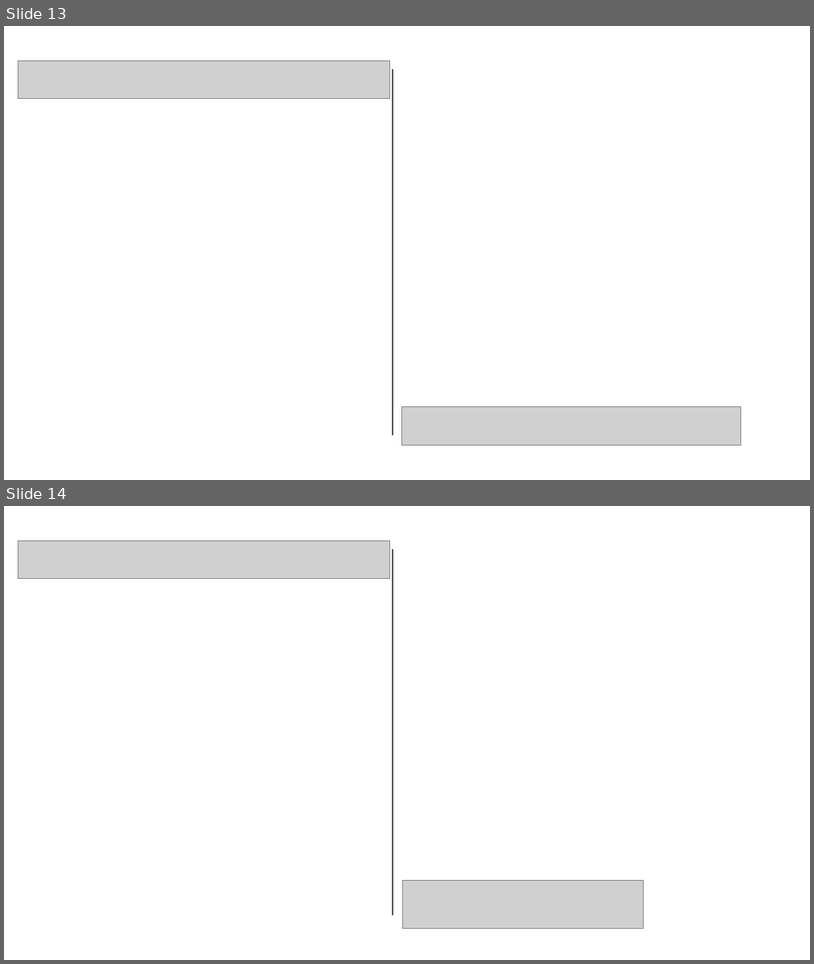
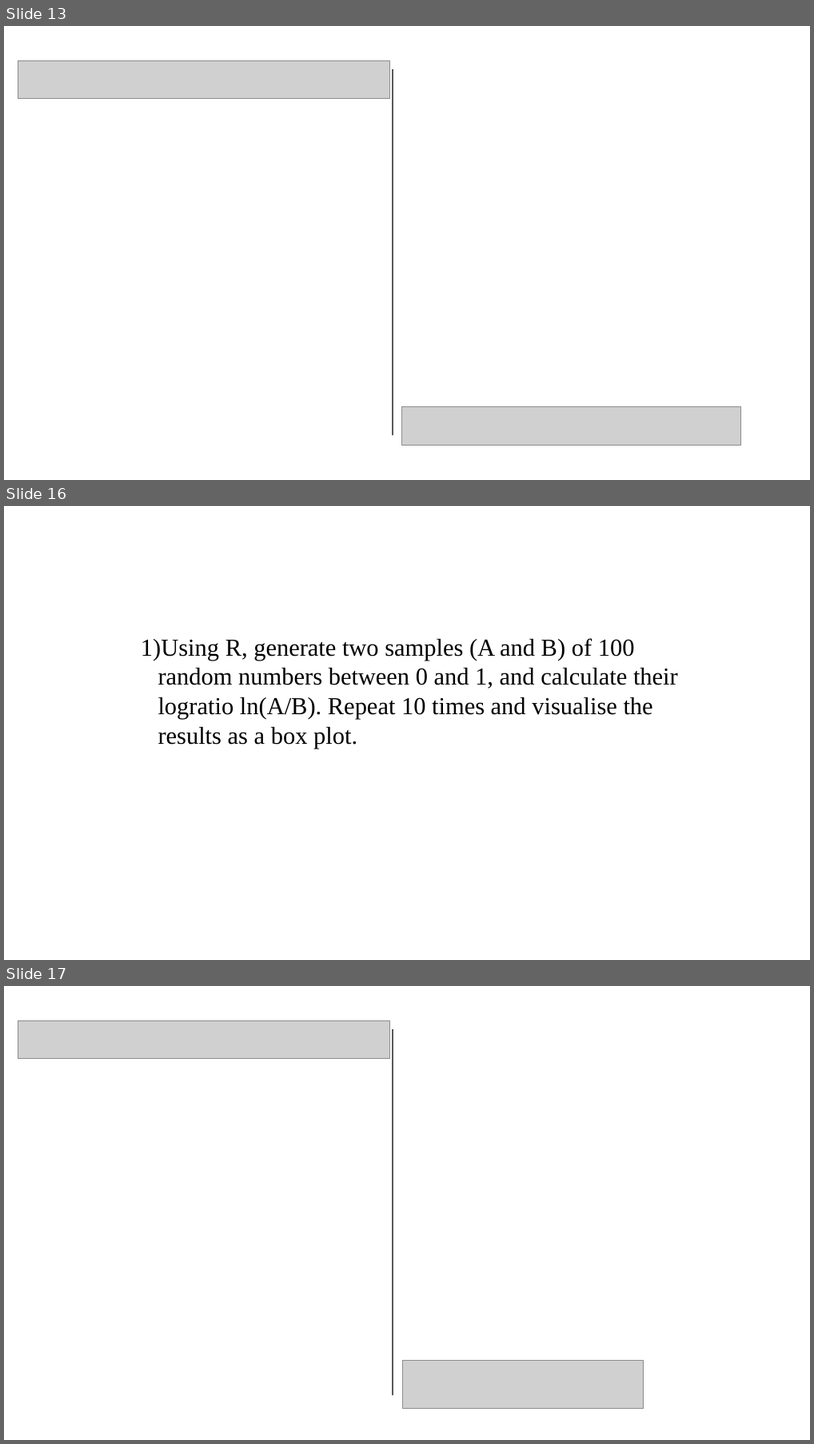
Before and after one commit to pvermees/geostats, a slide deck: slides/quizzes.odp. Shown one above the other, each under a label of ours: slides 13 and 14 before the commit, slides 13, 16 and 17 after it; the slides between them are not shown. The pictures are 814x964 and 814x1444 pixels, drawn with LibreOffice and Linux fonts; fonts in the diff are those of the drawing; grey boxes stand for pictures. Boxes give left, top, right and bottom in pixels: in the first picture for what was removed or moved away, otherwise in the second. Text is boxed around its words. In the diff, an @@ line names an element or a change of style, - is before the commit and + after.

Commit message:
Updated slides for lecture 3

```diff
--- a/slides/quizzes.odp
+++ b/slides/quizzes.odp
@@ slide 16 added at (4, 506, 810, 960), background #FFFFFF @@
@@ text added at (141, 638, 678, 748), 24 pt, text #000000 @@
+1) Using R, generate two samples (A and B) of 100 random numbers between 0 and 1, and calculate their logratio ln(A/B). Repeat 10 times and visualise the results as a box plot.
@@ what was slide 14 is now slide 17 @@
```
Also in this commit, not shown: 2 other slides added.
